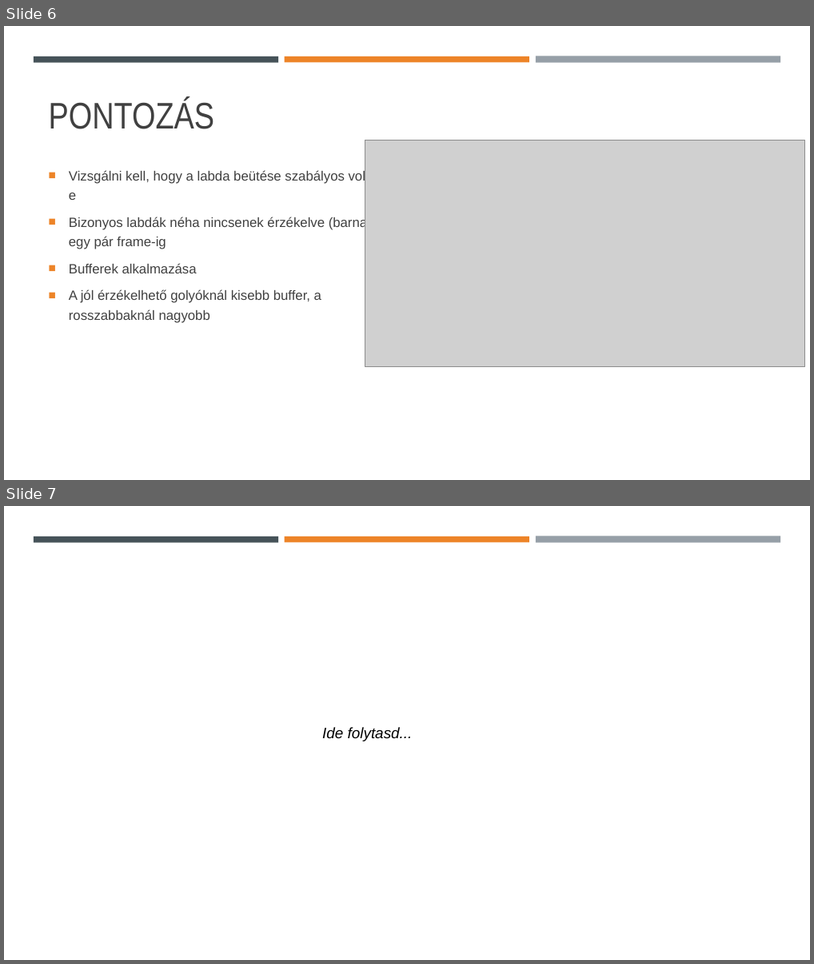
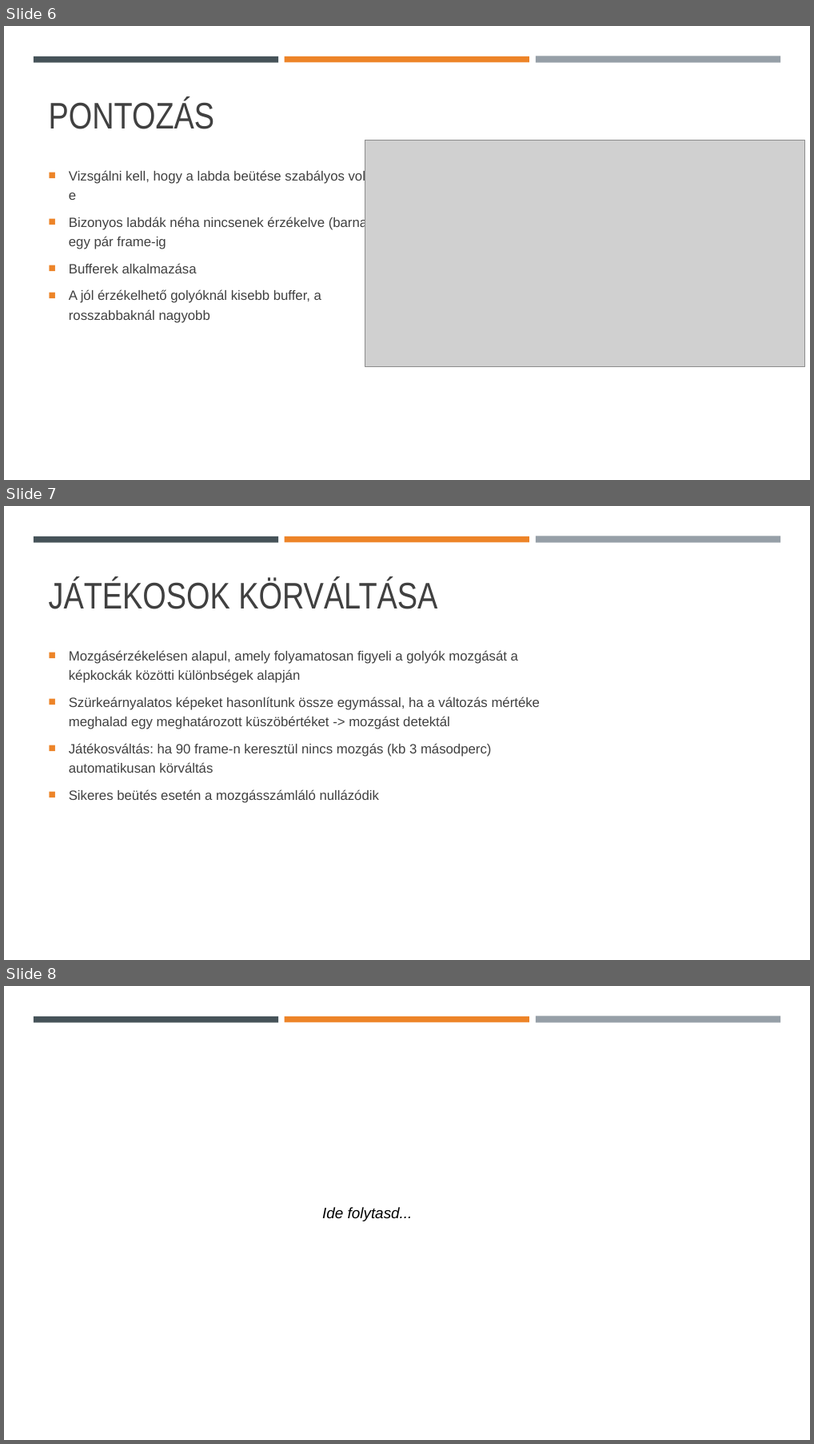
Before and after one commit to ErikCsipak/KepfeldolgozasMsc2025, a slide deck: Snooker.pptx. Shown one above the other, each under a label of ours: slides 6 and 7 before the commit, slides 6, 7 and 8 after it. The pictures are 814x964 and 814x1444 pixels, drawn with LibreOffice and Linux fonts; fonts in the diff are those of the drawing; grey boxes stand for pictures. Boxes give left, top, right and bottom in pixels: in the first picture for what was removed or moved away, otherwise in the second. Text is boxed around its words. In the diff, an @@ line names an element or a change of style, - is before the commit and + after.

```diff
--- a/Snooker.pptx
+++ b/Snooker.pptx
@@ slide 7 added at (x1=4, y1=506, x2=810, y2=960), background #FFFFFF; not listed: 3 template elements that a slide beside it also shows @@
@@ title added at (x1=49, y1=579, x2=438, y2=609), 44 pt, text #404040 @@
+JÁTÉKOSOK KÖRVÁLTÁSA
@@ text added at (x1=69, y1=650, x2=541, y2=803), 16 pt, text #404040 @@
+■ Mozgásérzékelésen alapul, amely folyamatosan figyeli a golyók mozgását a képkockák közötti különbségek alapján
+■ Szürkeárnyalatos képeket hasonlítunk össze egymással, ha a változás mértéke meghalad egy meghatározott küszöbértéket -> mozgást detektál
+■ Játékosváltás: ha 90 frame-n keresztül nincs mozgás (kb 3 másodperc) automatikusan körváltás
+■ Sikeres beütés esetén a mozgásszámláló nullázódik
@@ what was slide 7 is now slide 8 @@
```
Also in this commit, not shown: 1 slide changed.
